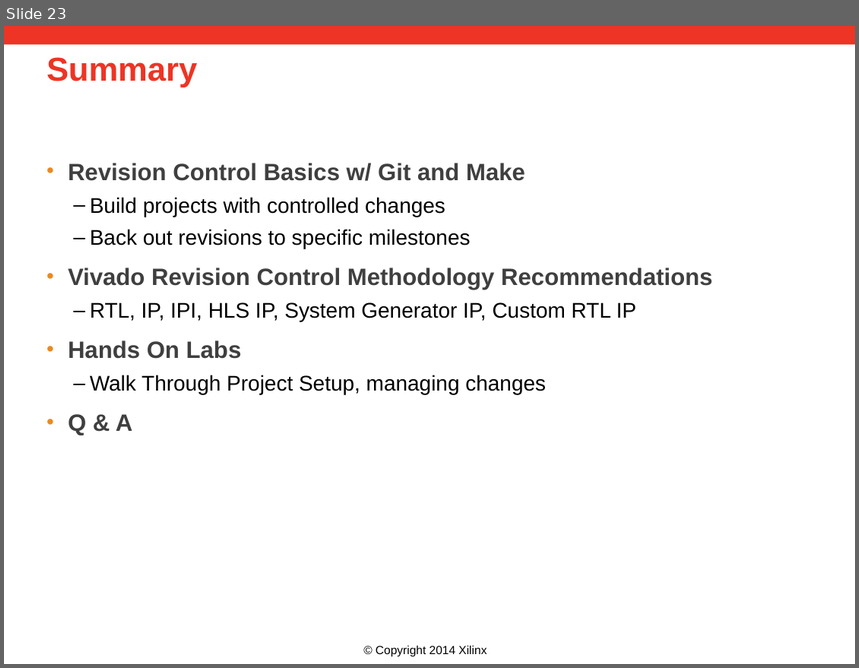
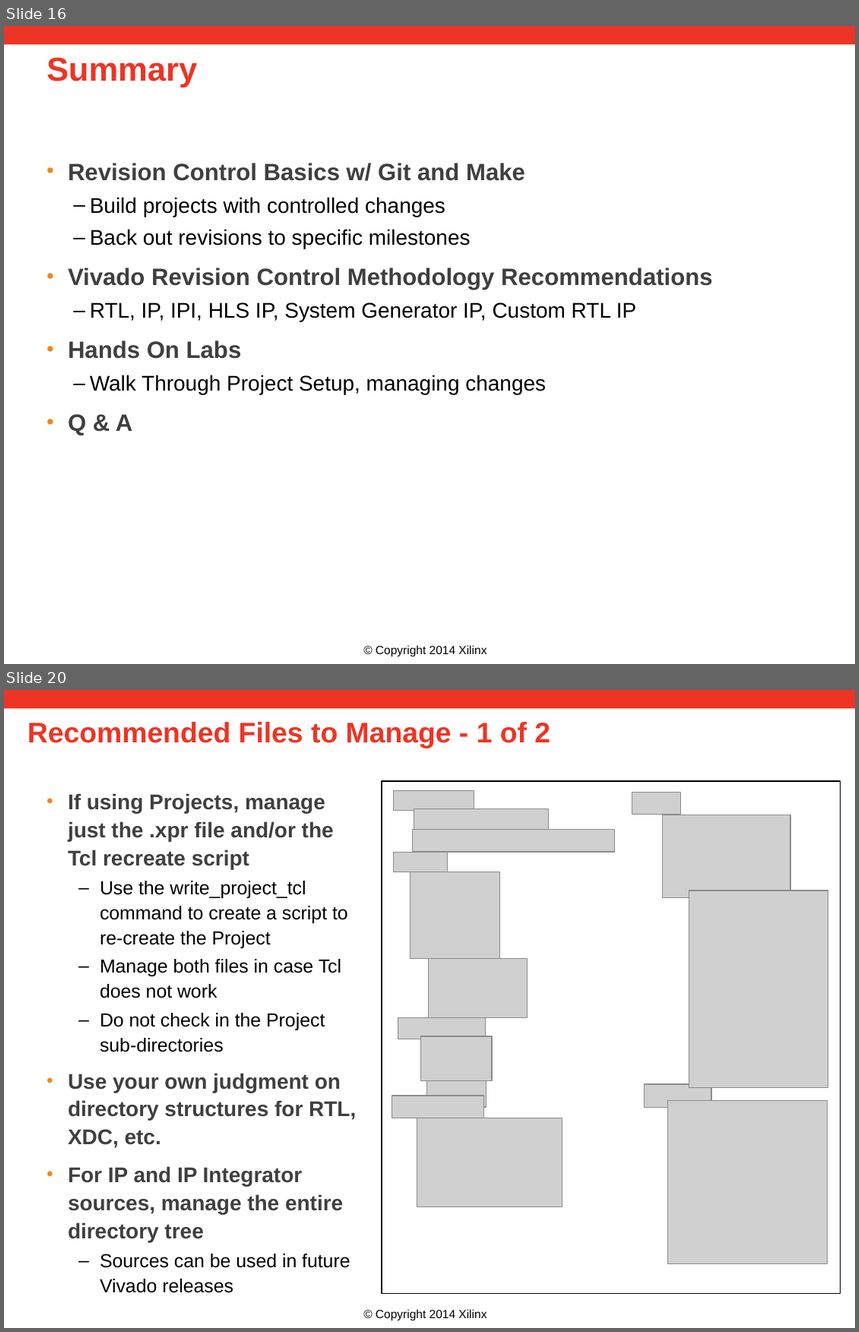
Before and after one commit to Xilinx/revCtrl, a slide deck: doc/versionControl.pptx. Shown one above the other, each under a label of ours: slide 23 before the commit, slides 16 and 20 after it; the slides between them are not shown. The pictures are 859x668 and 859x1332 pixels, drawn with LibreOffice and Linux fonts; fonts in the diff are those of the drawing; grey boxes stand for pictures; background and template pictures are left out. Boxes give left, top, right and bottom in pixels: in the first picture for what was removed or moved away, otherwise in the second. Text is boxed around its words. In the diff, an @@ line names an element or a change of style, - is before the commit and + after.

```diff
--- a/doc/versionControl.pptx
+++ b/doc/versionControl.pptx
@@ slide 20 added at (x1=4, y1=690, x2=855, y2=1328), background #FFFFFF; not listed: 2 template elements that a slide beside it also shows @@
@@ title added at (x1=28, y1=722, x2=550, y2=749), 24 pt, text #EE3424, bold @@
+Recommended Files to Manage - 1 of 2
@@ text added at (x1=68, y1=793, x2=356, y2=1268), 16 pt, text #000000 @@
+• If using Projects, manage just the .xpr file and/or the Tcl recreate script
+  – Use the write_project_tcl command to create a script to re-create the Project
+  – Manage both files in case Tcl does not work
+  – Do not check in the Project sub-directories
+• Use your own judgment on directory structures for RTL, XDC, etc.
+• For IP and IP Integrator sources, manage the entire directory tree
+  – Sources can be used in future Vivado releases
@@ rectangle added at (x1=382, y1=781, x2=841, y2=1293), outline #000000 1 pt @@
@@ picture added at (x1=394, y1=790, x2=474, y2=810) @@
@@ picture added at (x1=633, y1=792, x2=680, y2=815) @@
@@ picture added at (x1=414, y1=809, x2=548, y2=833) @@
@@ picture added at (x1=662, y1=815, x2=791, y2=897) @@
@@ picture added at (x1=413, y1=830, x2=615, y2=853) @@
@@ picture added at (x1=394, y1=853, x2=448, y2=872) @@
@@ picture added at (x1=411, y1=872, x2=500, y2=959) @@
@@ picture added at (x1=690, y1=891, x2=828, y2=1088) @@
@@ picture added at (x1=429, y1=959, x2=528, y2=1018) @@
@@ picture added at (x1=398, y1=1018, x2=485, y2=1039) @@
@@ picture added at (x1=421, y1=1037, x2=492, y2=1081) @@
@@ picture added at (x1=427, y1=1076, x2=486, y2=1108) @@
@@ picture added at (x1=392, y1=1096, x2=484, y2=1119) @@
@@ picture added at (x1=644, y1=1084, x2=712, y2=1108) @@
@@ picture added at (x1=417, y1=1119, x2=563, y2=1208) @@
@@ picture added at (x1=668, y1=1101, x2=828, y2=1265) @@
@@ what was slide 23 is now slide 16 @@
```
Also in this commit, not shown: 2 slides changed, 5 other slides added, 1 other file.
